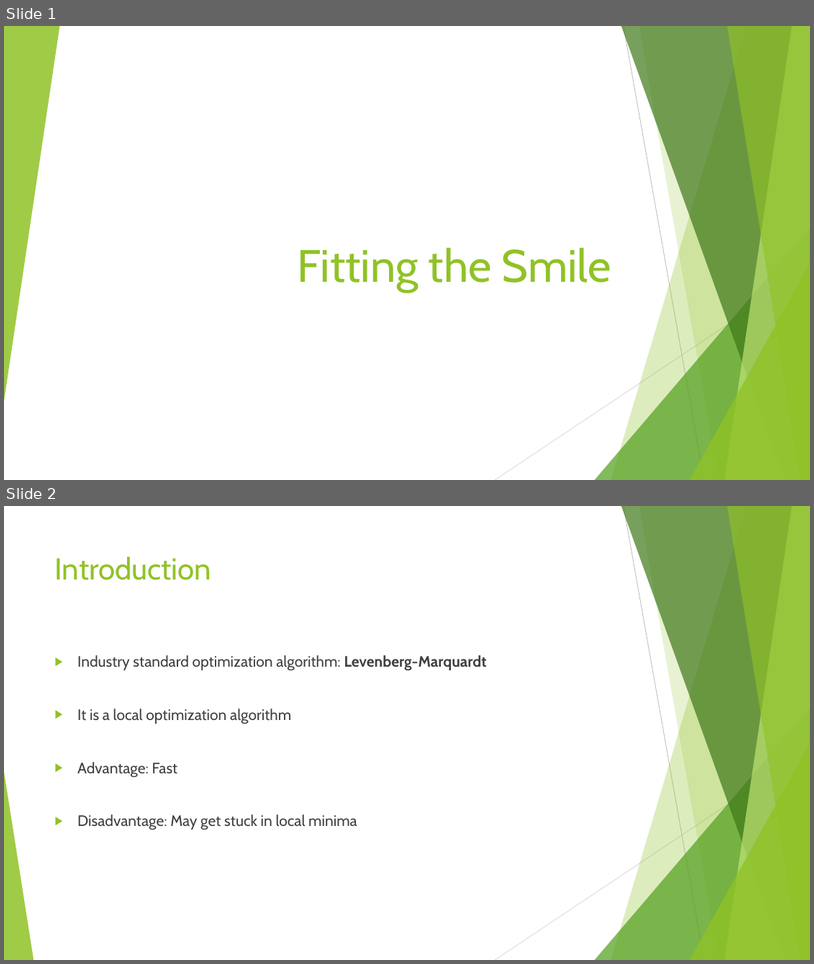
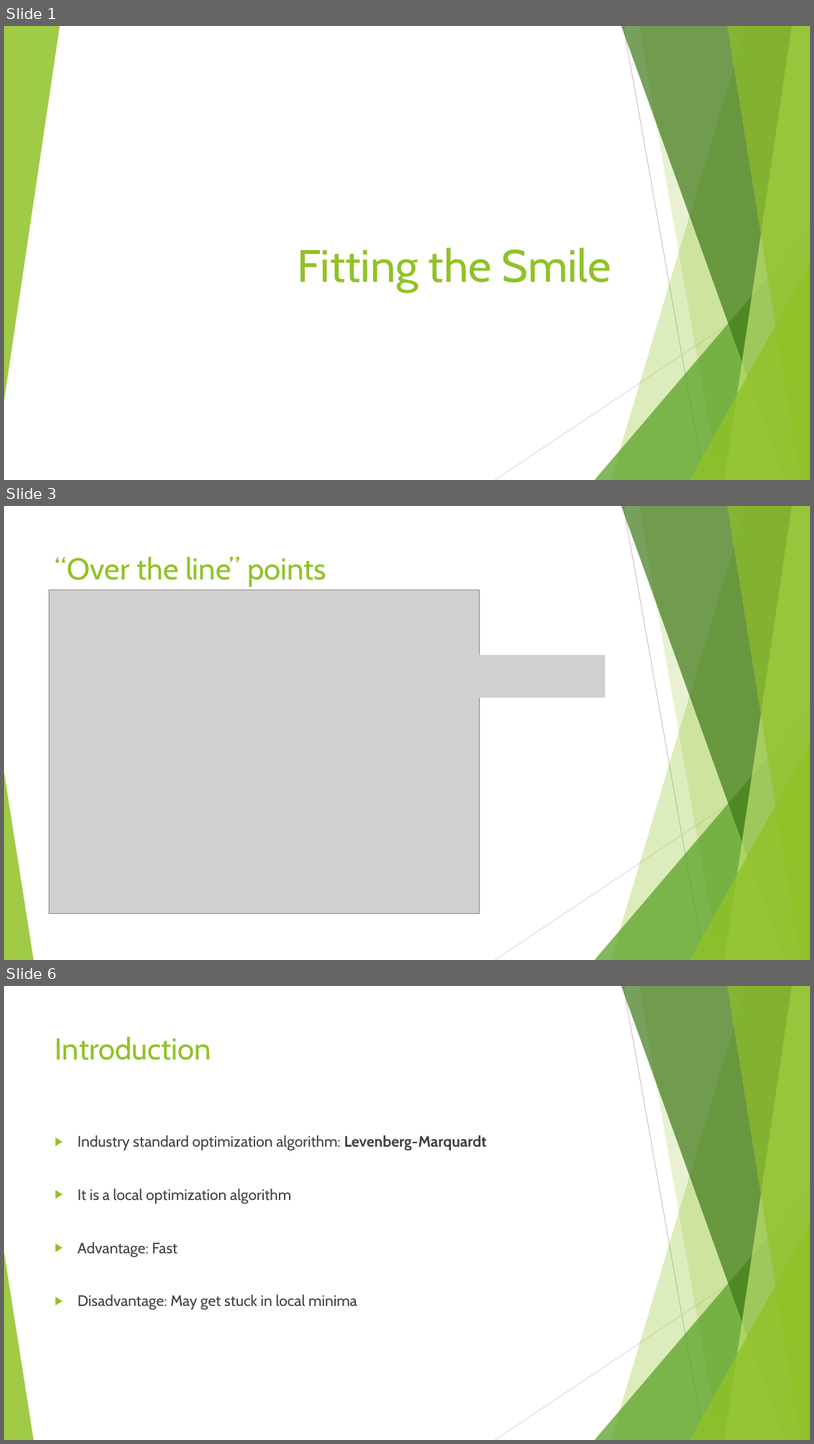
Before and after one commit to franciscopfsimoes/Thesis, a slide deck: PPTs/Fitting the Smile.pptx. Shown one above the other, each under a label of ours: slides 1 and 2 before the commit, slides 1, 3 and 6 after it; the slides between them are not shown. The pictures are 814x964 and 814x1444 pixels, drawn with LibreOffice and Linux fonts; fonts in the diff are those of the drawing; grey boxes stand for pictures. Boxes give left, top, right and bottom in pixels: in the first picture for what was removed or moved away, otherwise in the second. Text is boxed around its words. In the diff, an @@ line names an element or a change of style, - is before the commit and + after.

```diff
--- a/PPTs/Fitting the Smile.pptx
+++ b/PPTs/Fitting the Smile.pptx
@@ slide 3 added at <box>4,506,810,960</box>, background #FFFFFF; not listed: 10 template elements that a slide beside it also shows @@
@@ title added at <box>55,556,327,587</box>, 36 pt, text #90C226 @@
+“Over the line” points
@@ picture added at <box>49,590,479,913</box> @@
@@ picture added at <box>468,655,606,698</box> @@
@@ what was slide 2 is now slide 6 @@
```
Also in this commit, not shown: 4 other slides added.
